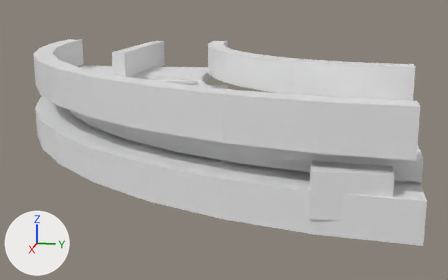
The glTF model assets/source/infrastructure/directorate/conveyors/models/curve_90_right/unpowered_lod1.glb, before and after one commit.
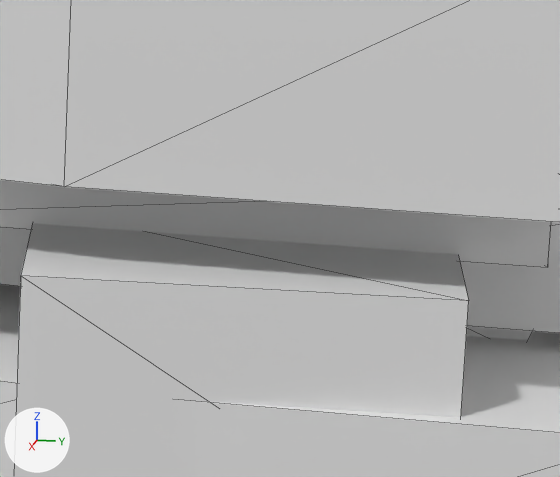
Each version appears first whole from a 50 mm camera at (0.5639, -0.0356, 0.3981) aimed at (0.1365, -0.1211, 0.2912), and next in a close-up on the part from 68% to 92% of the width and 42% to 74% of the height. Lighting does not change. The marker at lower left points along +X, +Y and +Z. The older version's two pictures come first. The close-ups show mesh edges as thin lines. Vertices at exactly the same position are counted once.

The older version as bpy lines, for what is in view:
```python
me_unpowered_lod1 = bpy.data.meshes.new('unpowered_lod1')
me_unpowered_lod1.from_pydata(...)  # 408 vertices, 716 faces; spans x -0.031..0.3, y -0.3..0.005, z 0.289..0.35
ob_unpowered_lod1 = bpy.data.objects.new('unpowered_lod1', me_unpowered_lod1)
ob_unpowered_lod1.location = (0.0, 0.0, 0.0)
```
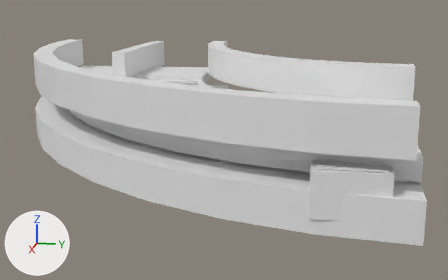
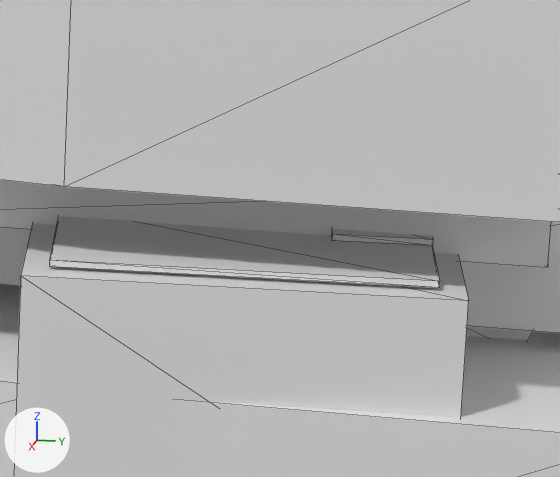
Location of each change, [x1, y1, x2, y2] in pixels of the close-ups (560 x 477 px):
part 1 of me_unpowered_lod1, added: after [49, 216, 440, 288]
part 2 of me_unpowered_lod1, added: after [331, 229, 433, 246]

The change, as a diff of the scene's bpy script:
```diff
--- a/assets/source/infrastructure/directorate/conveyors/models/curve_90_right/unpowered_lod1.glb.py
+++ b/assets/source/infrastructure/directorate/conveyors/models/curve_90_right/unpowered_lod1.glb.py
@@ me_unpowered_lod1 @@
 # used by ob_unpowered_lod1; location = (0.0, 0.0, 0.0)
-me_unpowered_lod1.from_pydata(...)  # 408 vertices, 716 faces; spans x -0.031..0.3, y -0.3..0.005, z 0.289..0.35
+me_unpowered_lod1.from_pydata(...)  # 424 vertices, 740 faces; spans x -0.031..0.3, y -0.3..0.005, z 0.289..0.35
+# me_unpowered_lod1 part 1: a new loose piece, a box spanning x 0.27778..0.295, y -0.04778..-0.01611, z 0.31972..0.32028
+# me_unpowered_lod1 part 2: a new loose piece, a box spanning x 0.27778..0.28444, y -0.02444..-0.01611, z 0.32033..0.32089
```
